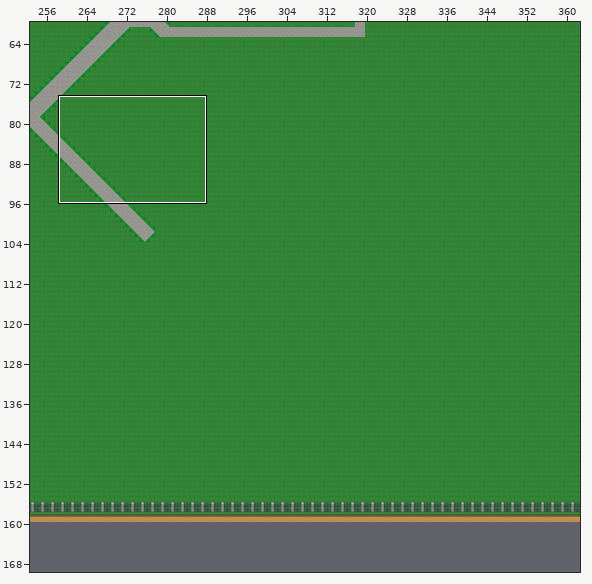
A Tiled map gets an edit: map/map.tmx. Above: a wide view before the commit, with the close-up outlined.
Close-up. Old version:
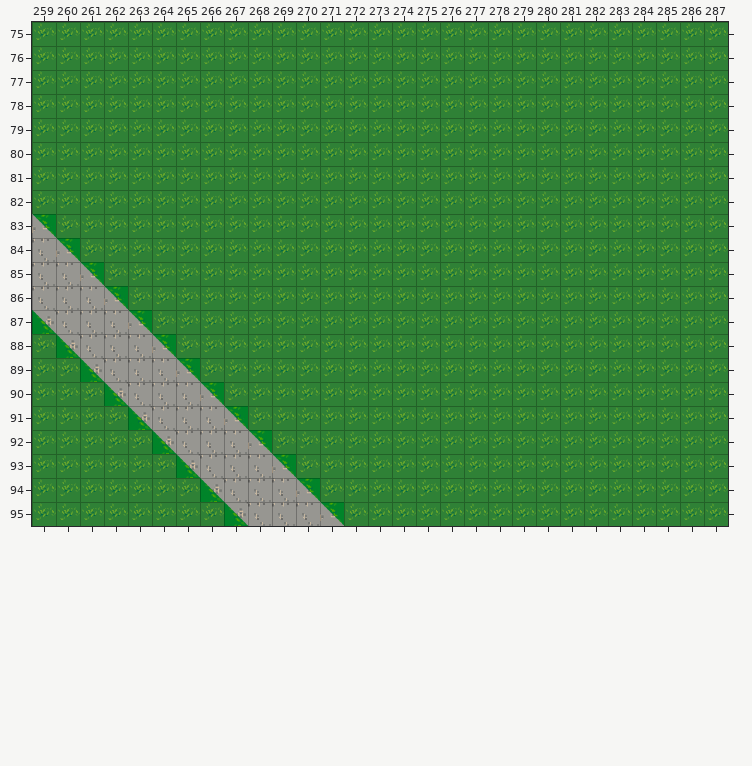
Cells are 32x32 px. Shown: x 259..287, y 75..95. The commit also changed other parts of the map, which this record leaves out. The old version is drawn lined up with the new one.
The result:
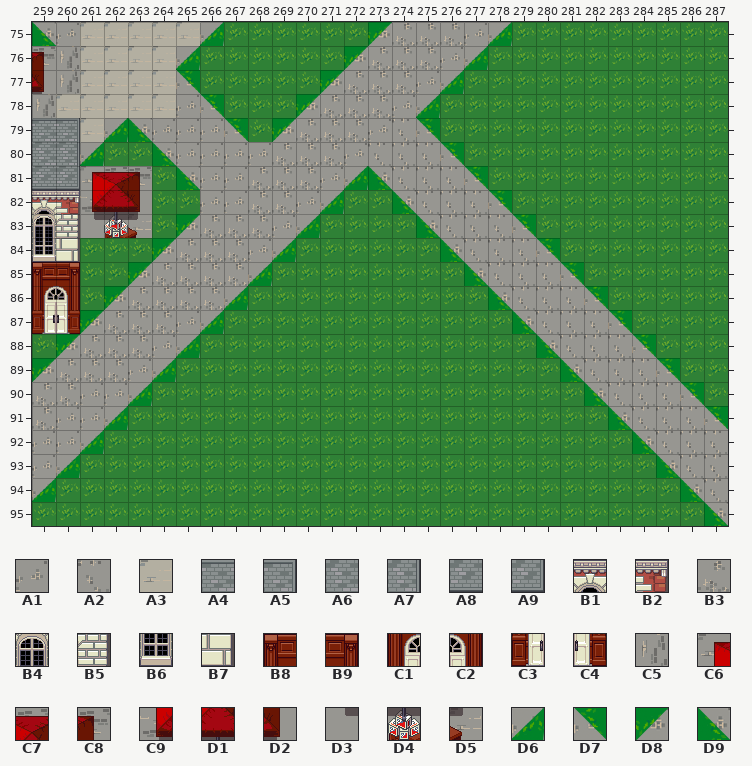
Key: from "basic": A1 1981, A2 2356, A3 2361, A4 4900, A5 4905, A6 5028, A7 5033, A8 5156, A9 5161, B1 5284, B2 5289, B3 5703, B4 5796, B5 5801, B6 5924, B7 5929, B8 6056, B9 6057, C1 6184, C2 6185, C3 6312, C4 6313, C5 6451 turned 90, C6 6707, C7 6708, C8 6709, C9 6835, D1 6836, D2 6837, D3 6963, D4 6964, D5 6965; from "t1": D6 0; from "t2": D7 0; from "t3": D8 0; from "t4": D9 0.
__ is an empty cell.
Tiles replaced or removed in this view: A2, D7, D9.
Tiles of an added or newly shown layer are drawn over the layers below it.
Edits made:
Changed rows in their new state; .. is an unchanged cell.
map size 360x150 -> 380x170 cells (old content now starts at 10,10; both pictures use the new coordinates)
Layer "hostels":
first column x 259:
76 C8 .. .. .. ..
77 D2 .. .. .. ..
79 A4 A5 .. .. ..
80 A6 A7 .. .. ..
81 A8 A9 C6 C7 C8
82 B1 B2 C9 D1 D2
83 B4 B5 D3 D4 D5
84 B6 B7 .. .. ..
85 B8 B9 .. .. ..
86 C1 C2 .. .. ..
87 C3 C4 .. .. ..
Layer "road":
first column x 259:
75 D9 A1 .. .. .. .. .. .. .. .. .. .. .. .. D8 B3 B3 B3 A1 D6 .. .. .. .. .. .. .. .. ..
76 .. .. .. .. .. .. .. .. .. .. .. .. .. D8 B3 B3 B3 A1 D6 .. .. .. .. .. .. .. .. .. ..
77 .. .. .. .. .. .. D7 .. .. .. .. .. D8 B3 B3 B3 A1 D6 .. .. .. .. .. .. .. .. .. .. ..
78 .. .. .. .. .. .. A1 D7 .. .. .. D8 B3 B3 B3 A1 D6 .. .. .. .. .. .. .. .. .. .. .. ..
79 .. .. .. .. D9 A1 A1 A1 D7 .. D8 B3 B3 B3 A1 A2 D7 .. .. .. .. .. .. .. .. .. .. .. ..
80 .. .. .. .. .. D9 A1 A1 A1 A1 B3 B3 B3 A1 A2 A2 A2 D7 .. .. .. .. .. .. .. .. .. .. ..
81 .. .. .. .. .. .. D9 A1 A1 B3 B3 B3 A1 D6 D9 A2 A2 A2 D7 .. .. .. .. .. .. .. .. .. ..
82 .. .. .. .. .. .. .. A1 A1 B3 B3 A1 D6 .. .. D9 A2 A2 A2 D7 .. .. .. .. .. .. .. .. ..
83 __ .. .. .. .. .. D8 B3 B3 B3 A1 D6 .. .. .. .. D9 A2 A2 A2 D7 .. .. .. .. .. .. .. ..
84 __ __ .. .. .. D8 B3 B3 B3 A1 D6 .. .. .. .. .. .. D9 A2 A2 A2 D7 .. .. .. .. .. .. ..
85 __ __ __ .. D8 B3 B3 B3 B3 D6 .. .. .. .. .. .. .. .. D9 A2 A2 A2 D7 .. .. .. .. .. ..
86 __ __ __ D8 B3 B3 B3 B3 D6 .. .. .. .. .. .. .. .. .. .. D9 A2 A2 A2 D7 .. .. .. .. ..
87 __ __ D8 B3 B3 B3 A1 D6 .. .. .. .. .. .. .. .. .. .. .. .. D9 A2 A2 A2 D7 .. .. .. ..
88 .. D8 B3 B3 B3 A1 D6 .. .. .. .. .. .. .. .. .. .. .. .. .. .. D9 A2 A2 A2 D7 .. .. ..
89 D8 B3 B3 B3 A1 D6 __ .. .. .. .. .. .. .. .. .. .. .. .. .. .. .. D9 A2 A2 A2 D7 .. ..
90 B3 B3 A1 A1 D6 __ __ __ .. .. .. .. .. .. .. .. .. .. .. .. .. .. .. D9 A2 A2 A2 D7 ..
91 B3 A1 A1 D6 __ __ __ __ __ .. .. .. .. .. .. .. .. .. .. .. .. .. .. .. D9 A2 A2 A2 D7
92 A1 A1 D6 .. .. __ __ __ __ __ .. .. .. .. .. .. .. .. .. .. .. .. .. .. .. D9 A2 A2 A2
93 A1 D6 .. .. .. .. __ __ __ __ __ .. .. .. .. .. .. .. .. .. .. .. .. .. .. .. D9 A2 A2
94 D6 .. .. .. .. .. .. __ __ __ __ __ .. .. .. .. .. .. .. .. .. .. .. .. .. .. .. D9 A2
95 .. .. .. .. .. .. .. .. __ __ __ __ __ .. .. .. .. .. .. .. .. .. .. .. .. .. .. .. D9
Layer "elevated path" (added):
first column x 259:
75 .. .. A3 A3 A3 A3 A3 D6
76 .. C5 A3 A3 A3 A3 D6 ..
77 .. C5 A3 A3 A3 A3 .. ..
78 C5 A3 A3 A3 A3 A3 .. ..
79 .. .. A3 D6 .. .. .. ..
80 .. .. D6 .. .. .. .. ..
Changed places in both close-ups, as pixel boxes (x1, y1, x2, y2):
changed: (32, 22, 728, 526)
